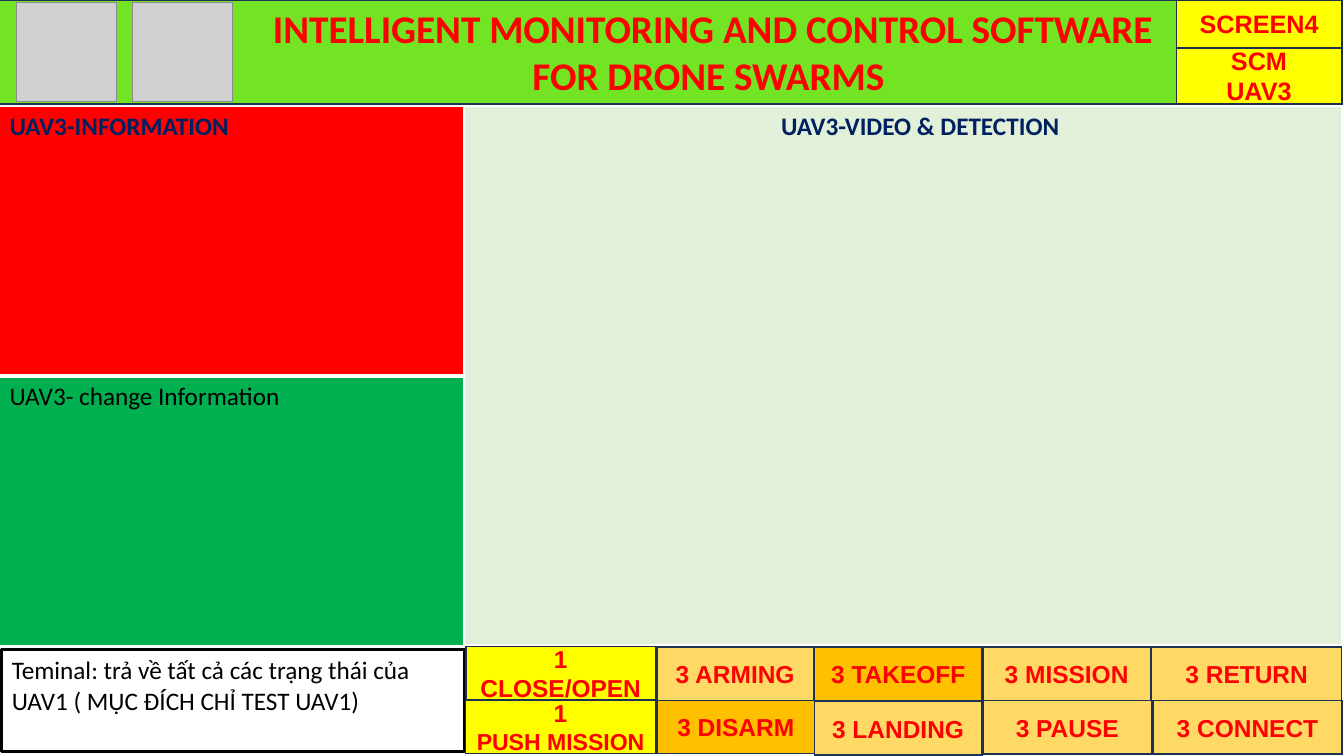
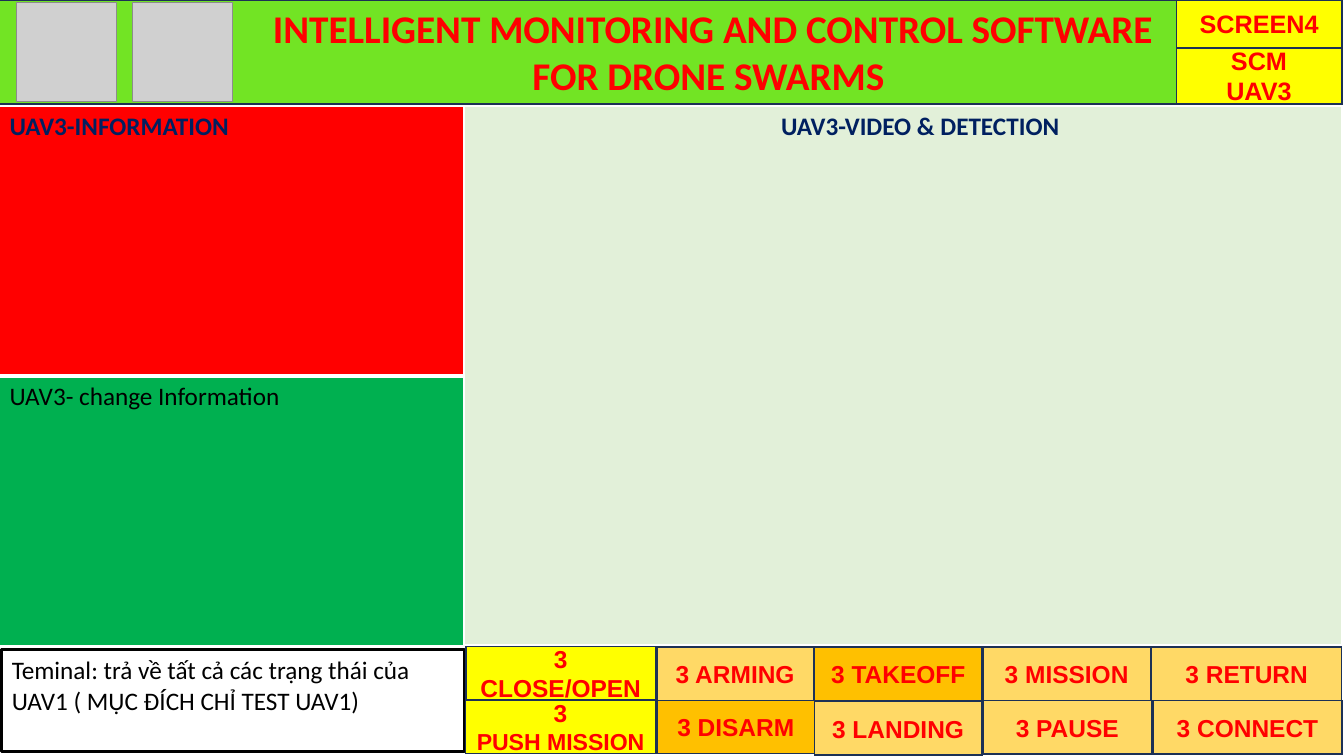
Before and after one commit to hiimmuc/SwarmUAV-UET, a slide deck: slide 5 of Docs/thiết kế giao diện app/Presentation1.pptx. Drawn at 1344x756 pixels with LibreOffice and Linux fonts; fonts in the diff are those of the drawing; grey boxes stand for pictures. Boxes give left, top, right and bottom in pixels: in the first picture for what was removed or moved away, otherwise in the second. Text is boxed around its words. In the diff, an @@ line names an element or a change of style, - is before the commit and + after.

```diff
--- a/Docs/thiết kế giao diện app/Presentation1.pptx
+++ b/Docs/thiết kế giao diện app/Presentation1.pptx
@@ text in rectangle at [554, 651, 568, 669]: text changed @@
-1
+3
@@ text in rectangle at [554, 705, 568, 723]: text changed @@
-1
+3
```
Also in this commit, not shown: 1 other slide changed, 1 slide added, 2 other files.
